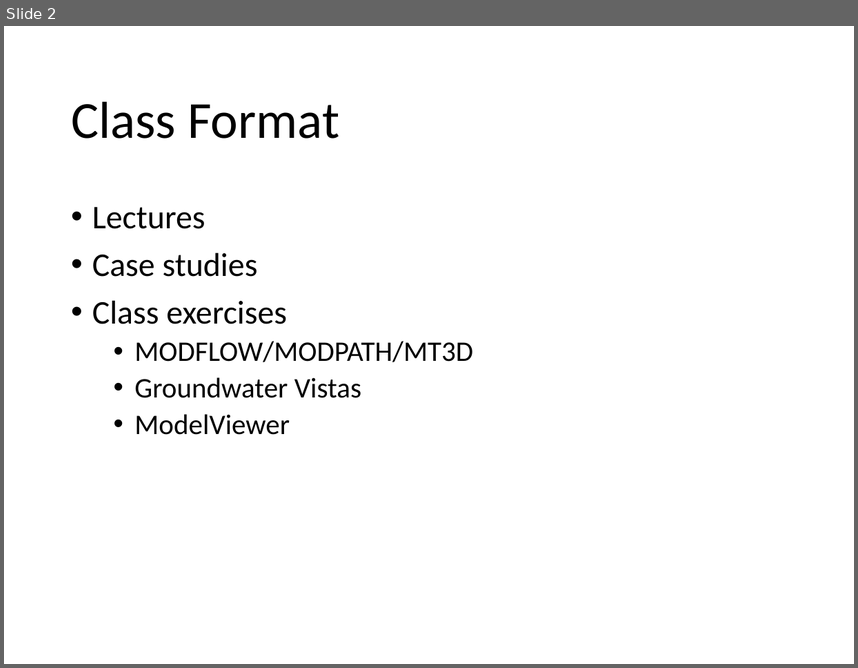
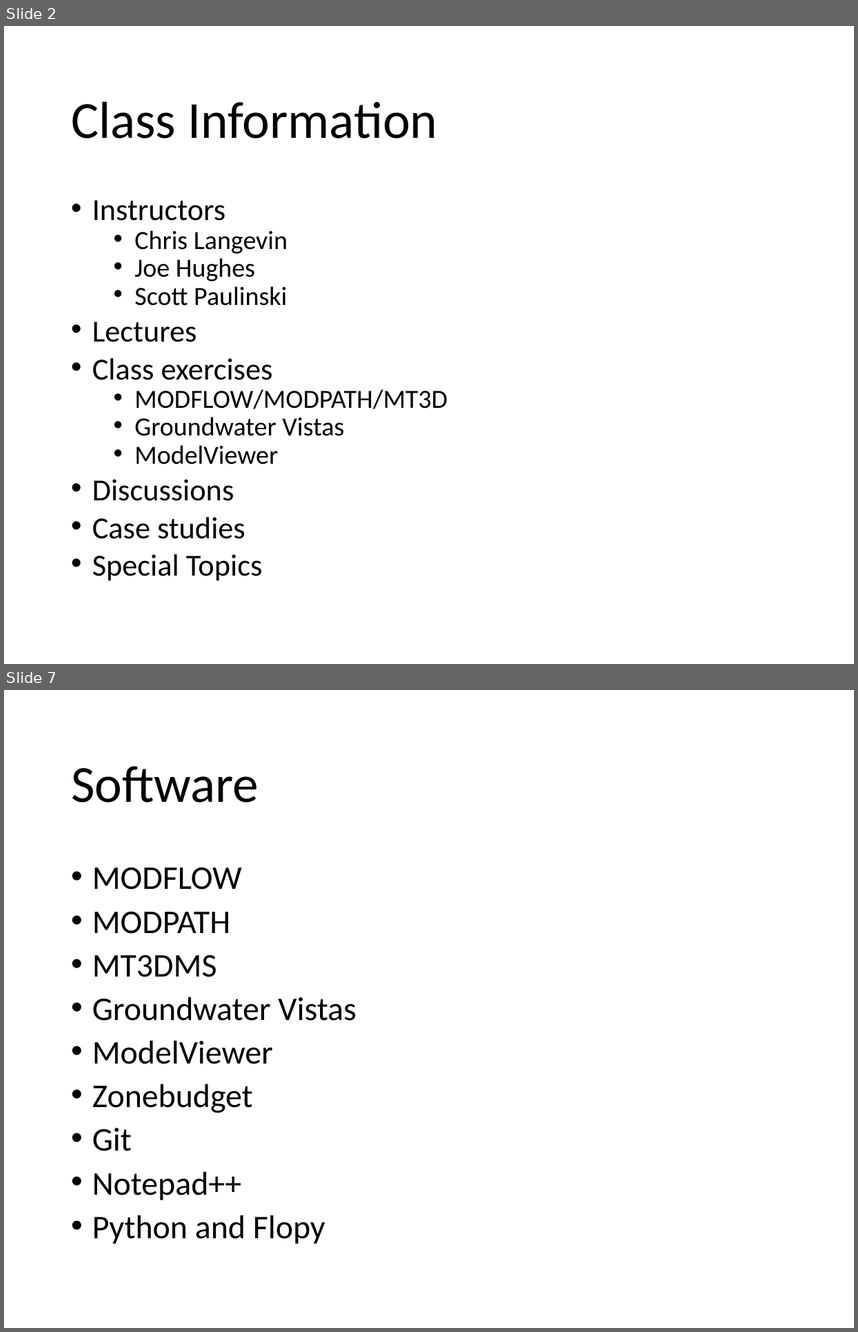
Before and after one commit to behroozetebari/navy2018_classrepo, a slide deck: presentations/Lecture00_Class_Introduction.pptx. Shown one above the other, each under a label of ours: slide 2 before the commit, slides 2 and 7 after it; the slides between them are not shown. The pictures are 858x668 and 858x1332 pixels, drawn with LibreOffice and Linux fonts; fonts in the diff are those of the drawing. Boxes give left, top, right and bottom in pixels: in the first picture for what was removed or moved away, otherwise in the second. Text is boxed around its words. In the diff, an @@ line names an element or a change of style, - is before the commit and + after.

Commit message:
Updated the class introduction presentation

```diff
--- a/presentations/Lecture00_Class_Introduction.pptx
+++ b/presentations/Lecture00_Class_Introduction.pptx
@@ slide 7 added at <box>4,690,854,1328</box>, background #FFFFFF @@
@@ title added at <box>71,766,259,802</box>, 44 pt, text #000000 @@
+Software
@@ text added at <box>92,867,356,1243</box>, 28 pt, text #000000 @@
+• MODFLOW
+• MODPATH
+• MT3DMS
+• Groundwater Vistas
+• ModelViewer
+• Zonebudget
+• Git
+• Notepad++
+• Python and Flopy
@@ slide 2 changed as well @@
@@ title at <box>71,101,437,138</box>: text changed @@
-Class Format
+Class Information
@@ text at <box>92,200,288,305</box>: paragraphs added @@
+• Instructors
+  • Chris Langevin
+  • Joe Hughes
+  • Scott Paulinski
@@ text at <box>92,252,258,276</box>: paragraph removed @@
-• Case studies
@@ text at <box>92,321,448,464</box>: size 28 to 25.9 pt in "Lectures", "Class exercises"; size 24 to 22.2 pt in "MODFLOW/MODPATH/MT3D", "Groundwater Vistas", "ModelViewer"; line spacing 0.9 to 0.7 @@
@@ text at <box>92,479,263,580</box>: paragraphs added @@
+• Discussions
+• Case studies
+• Special Topics
```
Also in this commit, not shown: 1 other slide changed, 5 other slides added, 2 slides removed.
